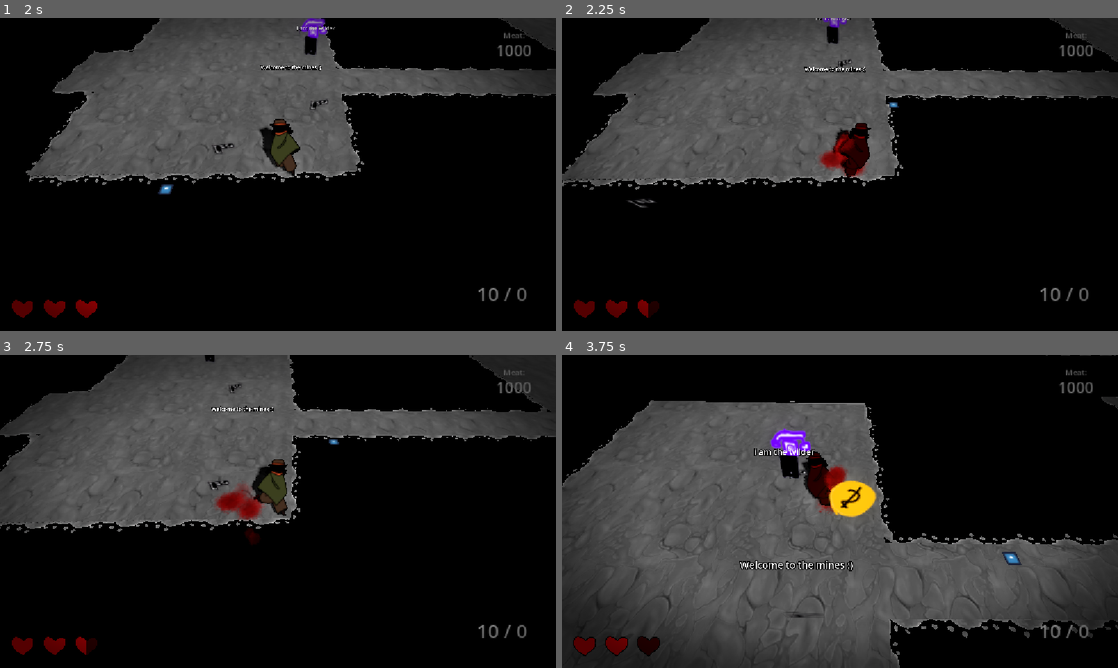
Above: before the commit, frames 1-4 (two rows, left to right).
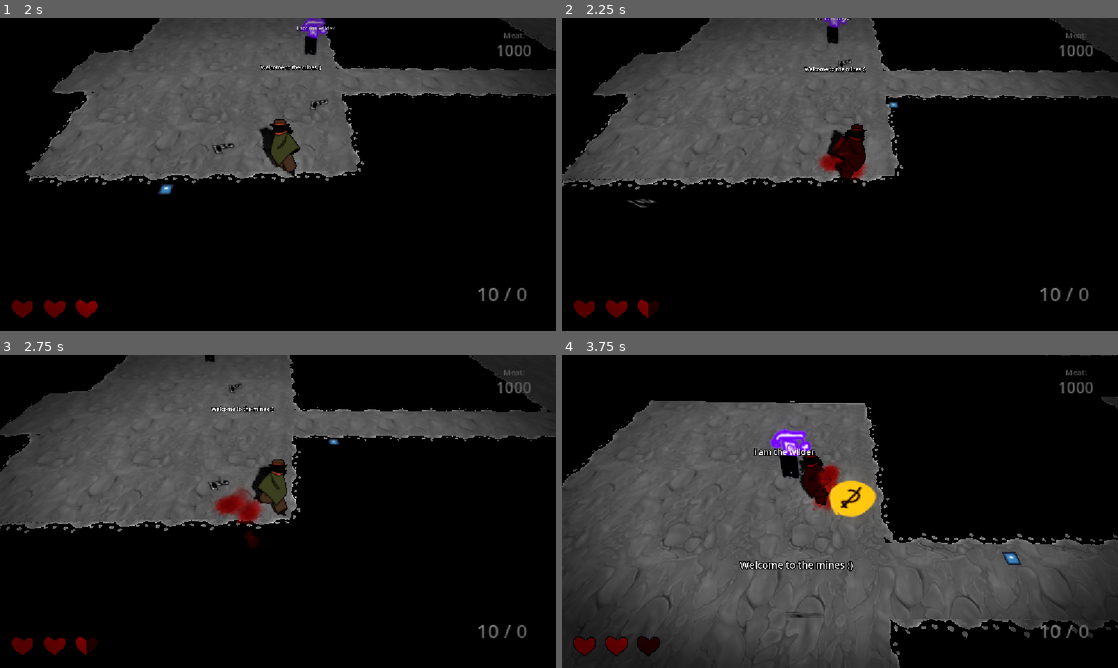
Above: after the commit, the same moments.

Repository: gmuGADIG/DEADSHOT
Game: Godot game, scene res://world/levels/mines/level_mines.tscn
Same seed, same stepped clock (60 frames per second), same inputs: the game is played once before the commit and once after it. This scene is started directly instead of the project's main scene. The engine's default icon, where the game draws it, is replaced by a stand-in: a white triangle on a blue panel in a dark square. Sound files missing from this copy of the repository are replaced by a short silence.
Inputs (mouse positions are in pixels of both pictures, inside the frame that each line leads up to):
- Up to frame 1 (2 s): move the mouse to (400, 158) at 0.52 s; press the mouse at (400, 158) at 0.53 s; hold D (move_right) 0.53-1.28 s; move the mouse to (166, 190) at 1.27 s; release the mouse at (166, 190) at 1.28 s; hold S (move_down) from 1.28 s (still down); tap E (interact) at 1.35 s
- Up to frame 2 (2.25 s): move the mouse to (895, 105) at 2.02 s; release S (move_down) at 2.03 s; hold D (move_right) from 2.03 s (still down); hold Shift (quick_purchase) from 2.03 s (still down)
- Up to frame 3 (2.75 s): keep holding D (move_right); keep holding Shift (quick_purchase)
- Up to frame 4 (3.75 s): move the mouse to (812, 574) at 2.77 s; release D (move_right) at 2.78 s; release Shift (quick_purchase) at 2.78 s; hold W (move_up) 2.78-3.53 s; tap Space (roll) at 2.85 s; move the mouse to (1006, 558) at 3.52 s; hold A (move_left) from 3.53 s (still down); hold Right mouse button (whip) from 3.53 s (still down)

Frame 1 is identical in both runs. In frame 2, 0.7% of the frame differs, in the area x 46-56%, y 33-53%; in frame 3, 0.2%; in frame 4, 0.5%.

Commit message:
level done

Diff:
--- a/world/levels/mines/level_mines.tscn
+++ b/world/levels/mines/level_mines.tscn
@@ -11,7 +11,9 @@
 [ext_resource type="PackedScene" uid="uid://dwdhuncnyfmcw" path="res://world/enemy/wilder/wilder.tscn" id="6_fb8xb"]
 [ext_resource type="PackedScene" uid="uid://b0ttk38sufgur" path="res://world/pickups/corrupt_heart/corrupt_heart.tscn" id="9_qw06v"]
 [ext_resource type="PackedScene" uid="uid://dhb2pgqbfvxoa" path="res://world/enemy/encounter/encounter.tscn" id="11_rkdtq"]
+[ext_resource type="PackedScene" path="res://world/blocker/blocker.tscn" id="12_eyi7e"]
 [ext_resource type="PackedScene" uid="uid://c8a3ul47e6b2y" path="res://world/interactables/cover/cover_boulder.tscn" id="12_rkdtq"]
+[ext_resource type="PackedScene" uid="uid://6ahxaf8mfjcr" path="res://world/pickups/ammo_pickup/ammo_pickup.tscn" id="14_5qrk3"]
 
 [sub_resource type="NavigationMesh" id="NavigationMesh_ci4pn"]
 vertices = PackedVector3Array(31.360775, 0.35881376, -28.744022, 24.610775, 0.35881376, -28.744022, 24.860775, 0.358813 …(3933 unchanged characters)…
@@ -38,7 +40,7 @@
 alpha_antialiasing_mode = 0
 albedo_texture = ExtResource("4_fb8xb")
 uv1_scale = Vector3(1, 2, 1)
-uv1_offset = Vector3(0, 1.705, 0)
+uv1_offset = Vector3(0, 1.495, 0)
 
 [sub_resource type="BoxShape3D" id="BoxShape3D_akuqq"]
 size = Vector3(10, 3, 10)
@@ -53,7 +55,7 @@
 size = Vector3(10, 3, 10)
 
 [sub_resource type="BoxShape3D" id="BoxShape3D_8bdu7"]
-size = Vector3(14.224121, 3, 8.940216)
+size = Vector3(14.224121, 3, 12.389053)
 
 [node name="LevelMines" instance=ExtResource("1_nthvq")]
 
@@ -76,9 +78,6 @@
 
 [node name="Trim" parent="World/Floor" index="2"]
 material = SubResource("StandardMaterial3D_qw06v")
-
-[node name="Wilder" parent="World" index="1" instance=ExtResource("6_fb8xb")]
-transform = Transform3D(1, 0, 0, 0, 1, 0, 0, 0, 1, 117.79667, -0.112389624, 40.855946)
 
 [node name="EntryPoints" parent="." index="3"]
 transform = Transform3D(-1, -3.1196299e-09, 8.73671e-08, 0, 0.9993631, 0.035684407, -8.742278e-08, 0.035684407, -0.9993631, -4.200489, 0, 13.822917)
@@ -149,25 +148,34 @@
 transform = Transform3D(1, 0, 0, 0, 1, 0, 0, 0, 1, 112.90734, 7.6293945e-06, 36.54578)
 
 [node name="EncounterShape" type="CollisionShape3D" parent="Encounter5" index="1"]
-transform = Transform3D(1, 0, 0, 0, 1, 0, 0, 0, 1, -1.3789063, 0, 0.9714203)
+transform = Transform3D(1, 0, 0, 0, 1, 0, 0, 0, 1, -1.3789063, 0, -0.75299835)
 shape = SubResource("BoxShape3D_8bdu7")
 
-[node name="Wilder" parent="Encounter5" index="2" instance=ExtResource("6_fb8xb")]
-transform = Transform3D(1, 0, 0, 0, 1, 0, 0, 0, 1, -7.544693, -0.072335124, 4.2241783)
+[node name="Blocker" parent="Encounter5" index="2" instance=ExtResource("12_eyi7e")]
+transform = Transform3D(1.782, 0, 0, 0, 1, 0, 0, 0, 4.257, -9.438309, -0.1561482, -6.01441)
 
-[node name="LonghornEnemy2" parent="." index="18" instance=ExtResource("5_ci4pn")]
-transform = Transform3D(1, 0, 0, 0, 1, 0, 0, 0, 1, 108.38363, 0.5234008, 40.734932)
+[node name="Blocker2" parent="Encounter5" index="3" instance=ExtResource("12_eyi7e")]
+transform = Transform3D(-0.03135169, 0, 7.2763247, 0, 0.99999994, 0, -1.759187, 0, -0.12967643, -4.0643616, -0.42227268, -9.309151)
 
-[node name="LonghornEnemy3" parent="." index="19" instance=ExtResource("5_ci4pn")]
-transform = Transform3D(1, 0, 0, 0, 1, 0, 0, 0, 1, 114.43864, 0.5064504, 39.67426)
+[node name="Wilder" parent="Encounter5" index="4" instance=ExtResource("6_fb8xb")]
+transform = Transform3D(1, 0, 0, 0, 1, 0, 0, 0, 1, -3.5364914, -0.072335124, 5.020443)
 
-[node name="Wilder2" parent="." index="20" instance=ExtResource("6_fb8xb")]
-transform = Transform3D(1, 0, 0, 0, 1, 0, 0, 0, 1, 118.03882, -0.128106, 37.007023)
+[node name="Wilder3" parent="Encounter5" index="5" instance=ExtResource("6_fb8xb")]
+transform = Transform3D(1, 0, 0, 0, 1, 0, 0, 0, 1, -2.1463852, -0.11239725, -3.2544327)
 
-[node name="Boulder" parent="." index="21" instance=ExtResource("12_rkdtq")]
-transform = Transform3D(2, 0, 0, 0, 2, 0, 0, 0, 2, 111.44495, 0.034311354, 36.906265)
+[node name="LonghornEnemy3" parent="Encounter5" index="6" instance=ExtResource("5_ci4pn")]
+transform = Transform3D(1, 0, 0, 0, 1, 0, 0, 0, 1, 3.5889206, 0.5064428, 2.4564285)
 
-[node name="Boulder2" parent="." index="22" instance=ExtResource("12_rkdtq")]
-transform = Transform3D(1, 0, 0, 0, 1, 0, 0, 0, 1, 113.50313, 0.09229007, 33.795063)
+[node name="Wilder2" parent="Encounter5" index="7" instance=ExtResource("6_fb8xb")]
+transform = Transform3D(1, 0, 0, 0, 1, 0, 0, 0, 1, 3.7401962, -0.12811363, -1.3835945)
+
+[node name="Boulder" parent="Encounter5" index="8" instance=ExtResource("12_rkdtq")]
+transform = Transform3D(2, 0, 0, 0, 2, 0, 0, 0, 2, -1.4623947, 0.034303725, 0.36048508)
+
+[node name="Boulder2" parent="Encounter5" index="9" instance=ExtResource("12_rkdtq")]
+transform = Transform3D(1, 0, 0, 0, 1, 0, 0, 0, 1, 0.59578705, 0.092282444, -2.7507172)
+
+[node name="AmmoPickup" parent="Encounter5/Boulder2" index="5" instance=ExtResource("14_5qrk3")]
+transform = Transform3D(1, 0, 0, 0, 1, 0, 0, 0, 1, -8.239922, -0.0922896, 8.021019)
 
 [editable path="World/Floor"]
Not shown: 1 places in world/levels/mines/level_mines.tscn that only renumber resources
